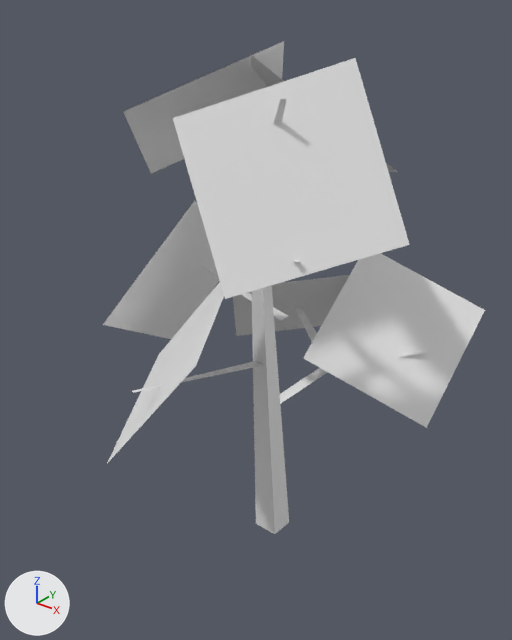
Two versions of the OBJ model wwwroot/res/models/tree.obj, one commit apart.
Camera for both pictures: a 50 mm camera at (3.23, -4.26, 4.8) aimed at (-0.2, 0.03, 2.15). The axes (+X, +Y, +Z) are drawn at lower left. The lights are the same throughout. Where no turn or scale is listed for an object, it has been applied to the vertices.

Objects in the first picture: 'tree'.
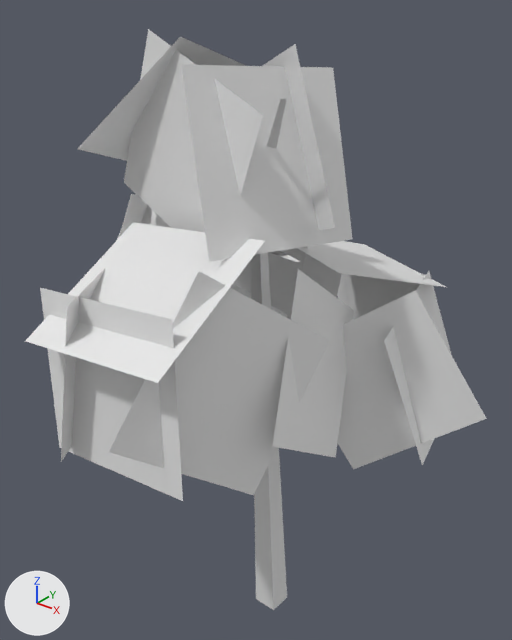
Commit message: Visual improvements to trees

Changed parts and their boxes [x1, y1, x2, y2] in the pictures (512 x 640 px):
'tree', reshaped (21% wider, 18% taller): before [103, 41, 485, 534]; after [26, 29, 487, 610]

The change in detail:
me_tree is used by ob_tree; location (0.0, 0.0, 0.0).
me_tree had 66 vertices, 17 faces and spanned x -1.35..1.3, y -1.72..1.89, z 0.0..4.38.
me_tree now has 106 vertices, 27 faces and spans x -1.61..1.64, y -2.01..1.9, z -1.0..4.47.
Part 1, on me_tree:
2 vertices are removed from x 0.08..1.3, y -0.26..1.34, z 2.51..3.25.
2 faces are deleted.
3 vertices in x -0.12..0.12, y -0.08..0.16, z 0.0..0.01 move by (0.0, 0.0, -1.0).
26 vertices move from x -1.35..1.15, y -1.72..1.89, z 1.19..4.38 to x -1.54..0.8, y -1.9..1.74, z 1.05..4.44.
42 vertices are added at x -1.61..1.64, y -2.01..1.9, z 0.84..4.47.
12 new faces join them.
